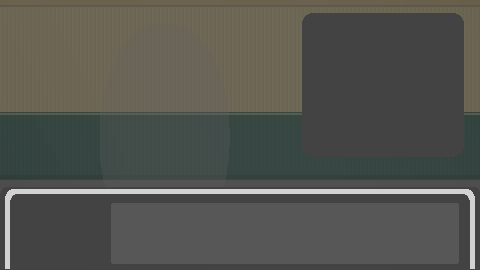
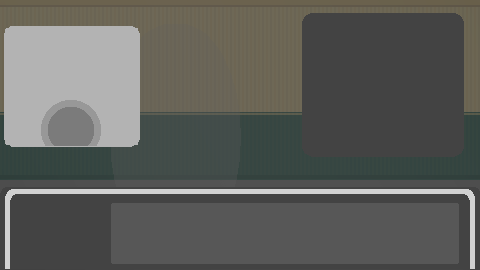
Layered file, before and after one edit (480x270). Changes by layer:
added layer "Livello di disegno 1" (1st of 2) above "Livello di disegno 1" over [4, 24, 186, 187]
painted on "Dialoghi.png" over [4, 24, 241, 187]
painted on "professore" over [64, 24, 241, 187]
painted on "Sfondo" over [4, 24, 241, 187]
painted on "classe1" over [4, 24, 241, 187]
